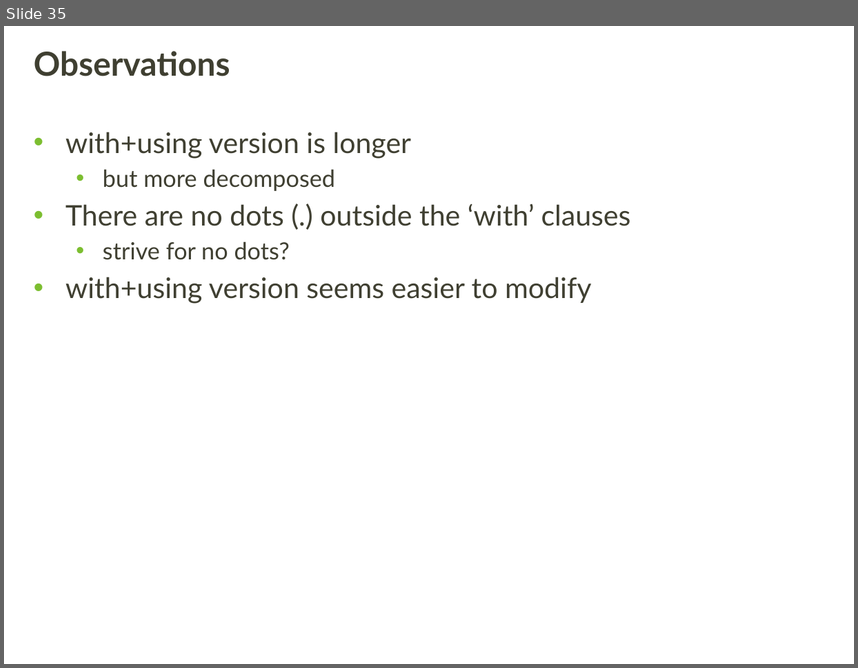
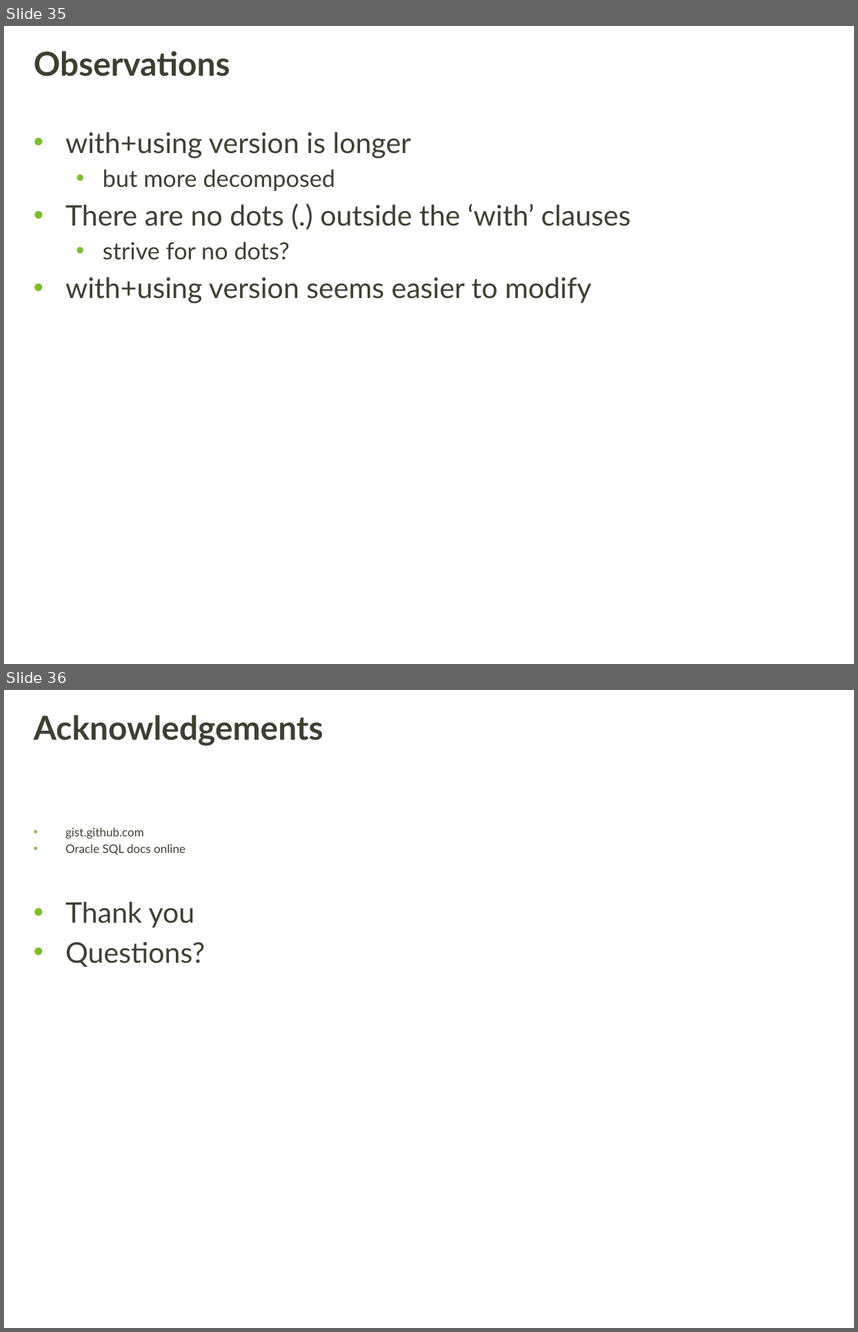
Before and after one commit to thepler/using-using-with-with, a slide deck: using-using-with-with.pptx. Shown one above the other, each under a label of ours: slide 35 before the commit, slides 35 and 36 after it. The pictures are 858x668 and 858x1332 pixels, drawn with LibreOffice and Linux fonts; fonts in the diff are those of the drawing; background and template pictures are left out. Boxes give left, top, right and bottom in pixels: in the first picture for what was removed or moved away, otherwise in the second. Text is boxed around its words. In the diff, an @@ line names an element or a change of style, - is before the commit and + after.

Commit message:
acknowledgements
last slide

```diff
--- a/using-using-with-with.pptx
+++ b/using-using-with-with.pptx
@@ slide 36 added at bbox=[4, 690, 854, 1328], background picture (left out) @@
@@ title added at bbox=[34, 715, 323, 746], 28 pt, text #3F3F32, bold @@
+Acknowledgements
@@ text added at bbox=[65, 827, 205, 967], 10 pt, text #3F3F32 @@
+• gist.github.com
+• Oracle SQL docs online
+• Thank you
+• Questions?
```
